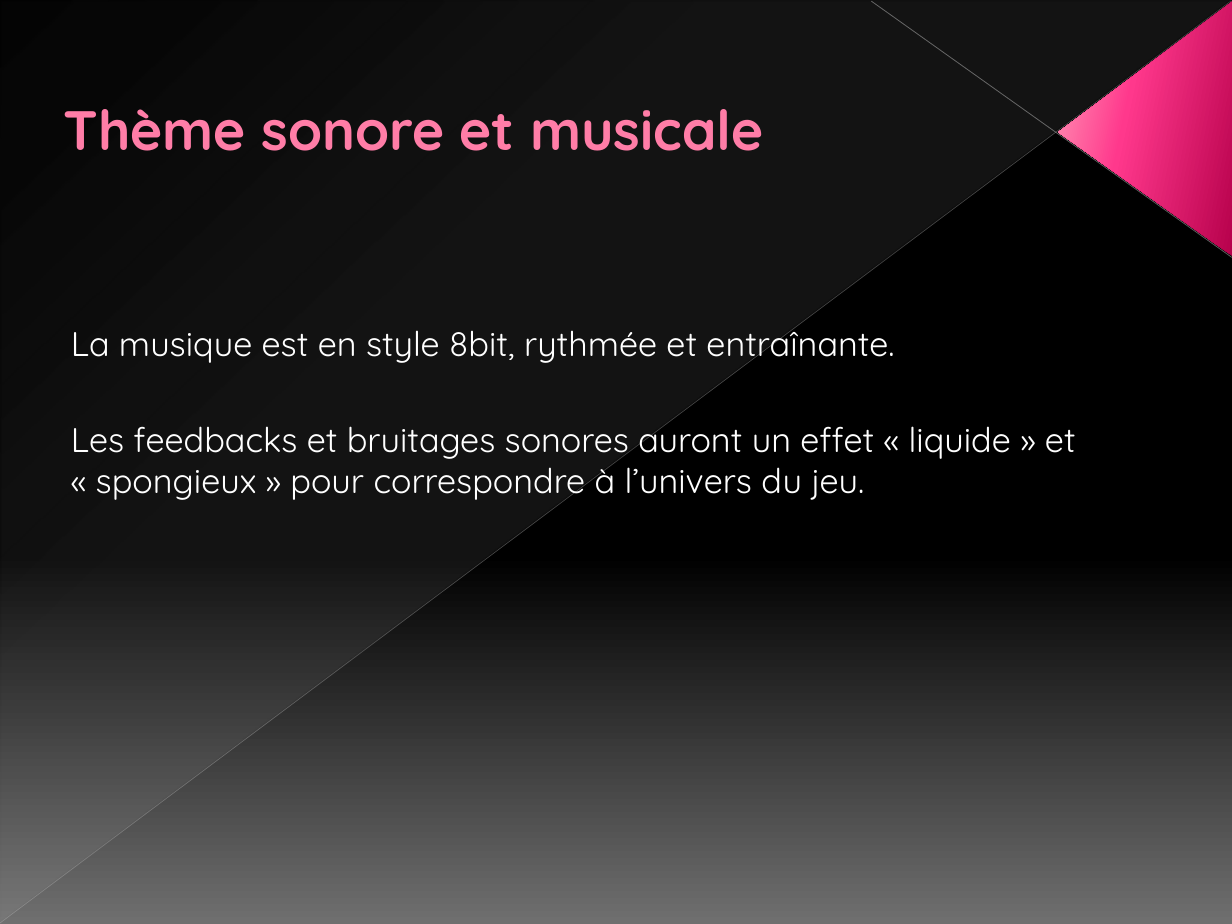
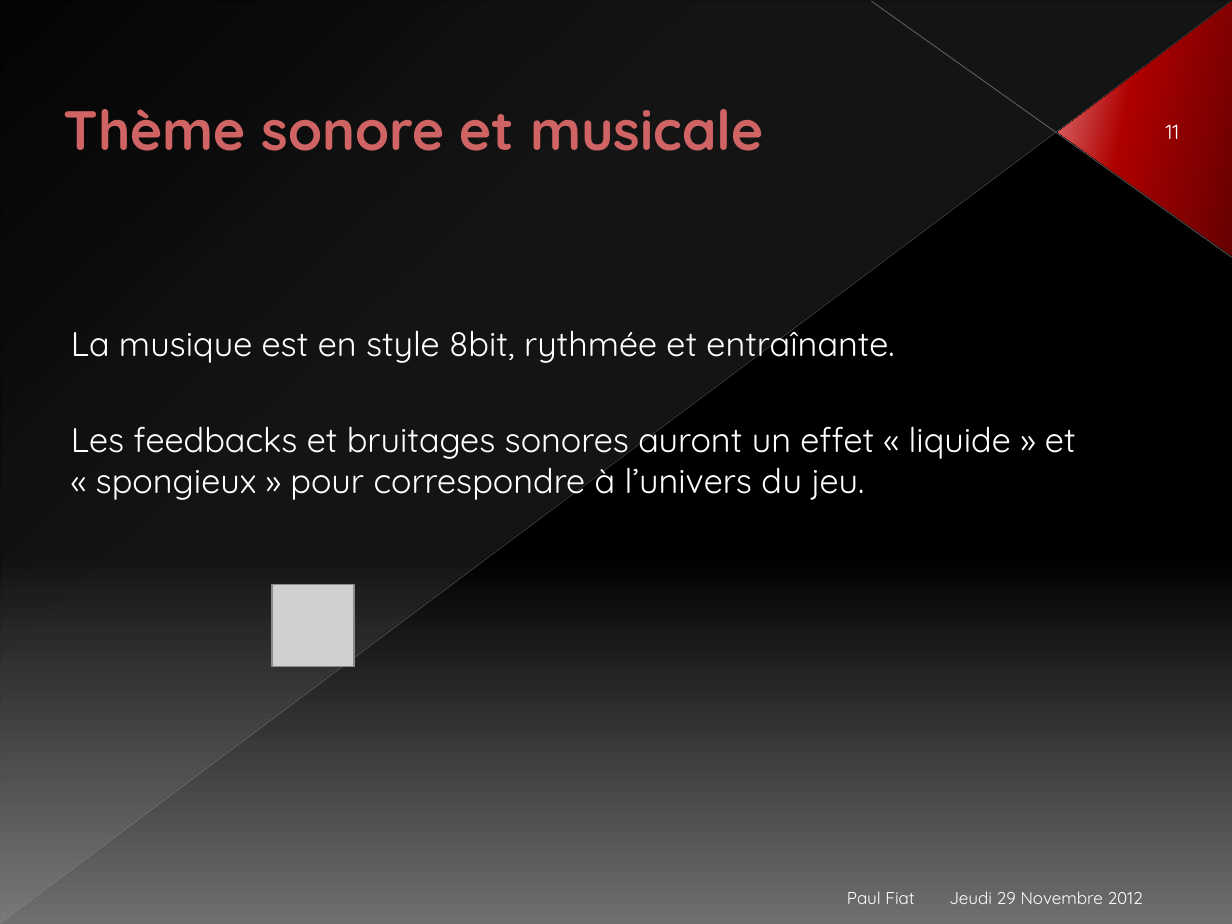
Before and after one commit to Nyarlygames/OBG, a slide deck: slide 11 of GD/Présentation.pptx (slide 9 before the commit). Drawn at 1232x924 pixels with LibreOffice and Linux fonts; fonts in the diff are those of the drawing; grey boxes stand for pictures. Boxes give left, top, right and bottom in pixels: in the first picture for what was removed or moved away, otherwise in the second. Text is boxed around its words. In the diff, an @@ line names an element or a change of style, - is before the commit and + after.

```diff
--- a/GD/Présentation.pptx
+++ b/GD/Présentation.pptx
@@ line (0, 923) - (1231, 1): stroke #BFBFBF 0.39 pt to #B6B6B6 0.39 pt @@
@@ right triangle at [1,1,1231,923]: fill gradient #D2D2D2 to gradient #DEDEE0 @@
@@ line (1232, 257) - (871, 1): stroke #C6C6C6 0.47 pt to #BEBEBE 0.47 pt @@
@@ triangle at [1058,2,1232,257]: fill gradient #B8014E to #FF388C to #FF9CB9 to gradient #670000 to #AE0000 to #E47D7D @@
@@ title "Thème sonore et musicale" at [63,109,763,151]: text colour #FF7DA7 to #D06464, letter outline #B12761 0.5 pt to #780101 0.5 pt @@
@@ page number added at [1166,124,1180,139], 12 pt, text #FFFFFF @@
+11
@@ picture added at [272,584,355,667] @@
@@ text added at [847,891,914,904], 10 pt, text #FFFFFF @@
+Paul Fiat
@@ text added at [949,891,1143,904], 10 pt, text #FFFFFF @@
+Jeudi 29 Novembre 2012
```
Also in this commit, not shown: 8 other slides changed, 2 slides added.
